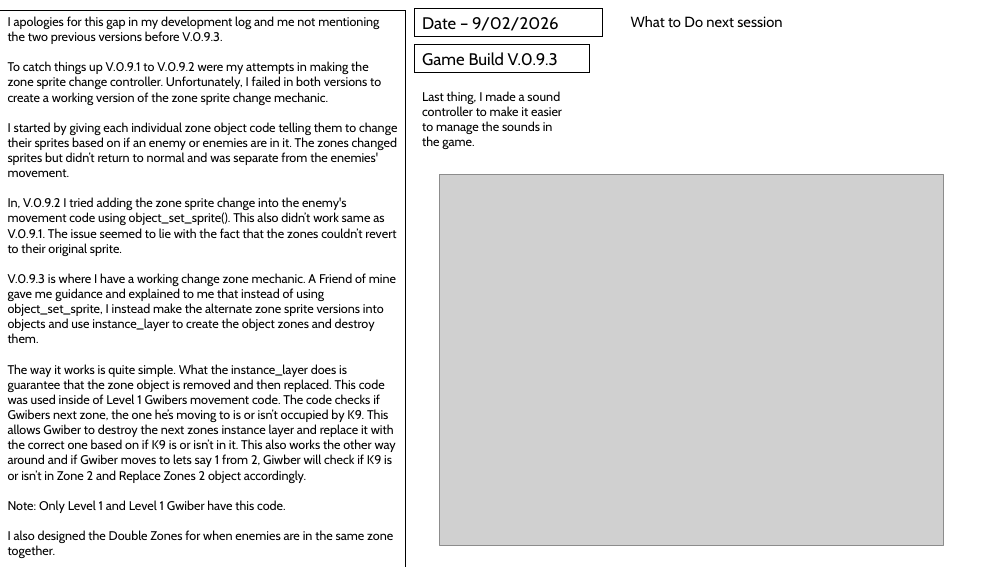
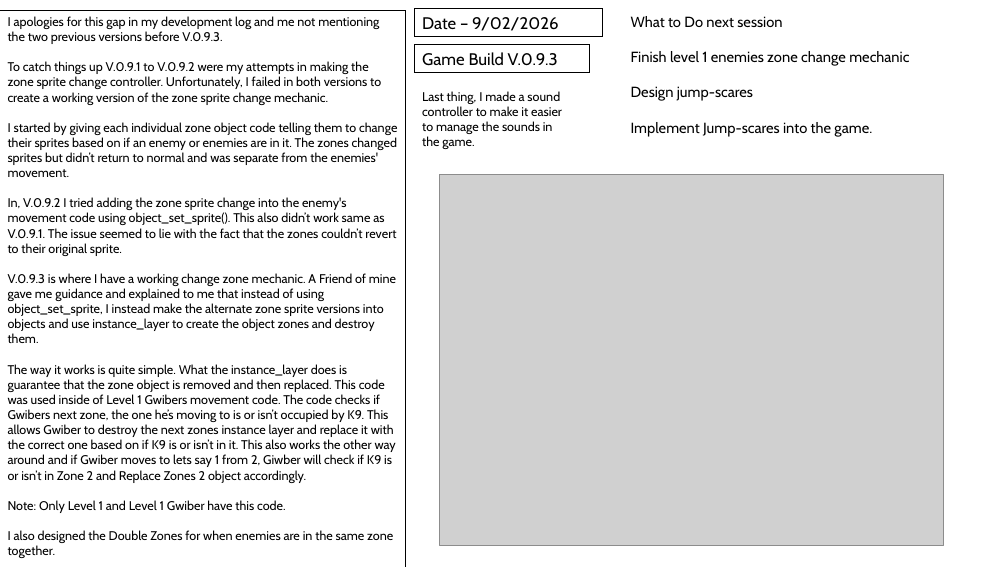
Before and after one commit to QuotedTrain5221/Critical-Failure-3, a slide deck: slide 32 of Logs/Development Log and Alpha Testing.pptx. Drawn at 1008x567 pixels with LibreOffice and Linux fonts; fonts in the diff are those of the drawing; grey boxes stand for pictures. Boxes give left, top, right and bottom in pixels: in the first picture for what was removed or moved away, otherwise in the second. Text is boxed around its words. In the diff, an @@ line names an element or a change of style, - is before the commit and + after.

Commit message:
Critical Failure V.0.9.3 pt 4
Jump-scare mechanic 75% complete and currently solving issues with door/vent controller

```diff
--- a/Logs/Development Log and Alpha Testing.pptx
+++ b/Logs/Development Log and Alpha Testing.pptx
@@ text at [631, 51, 909, 137]: paragraphs added @@
+Finish level 1 enemies zone change mechanic
+Design jump-scares
+Implement Jump-scares into the game.
```
Also in this commit, not shown: 1 slide added, 35 other files.
